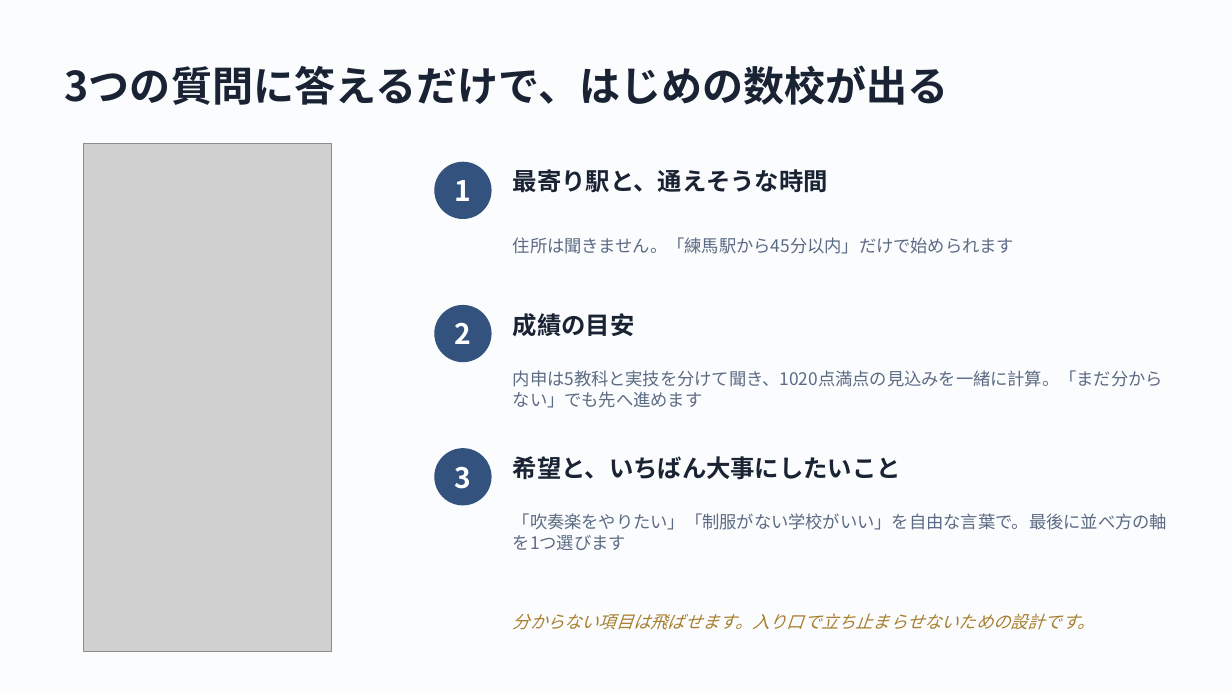
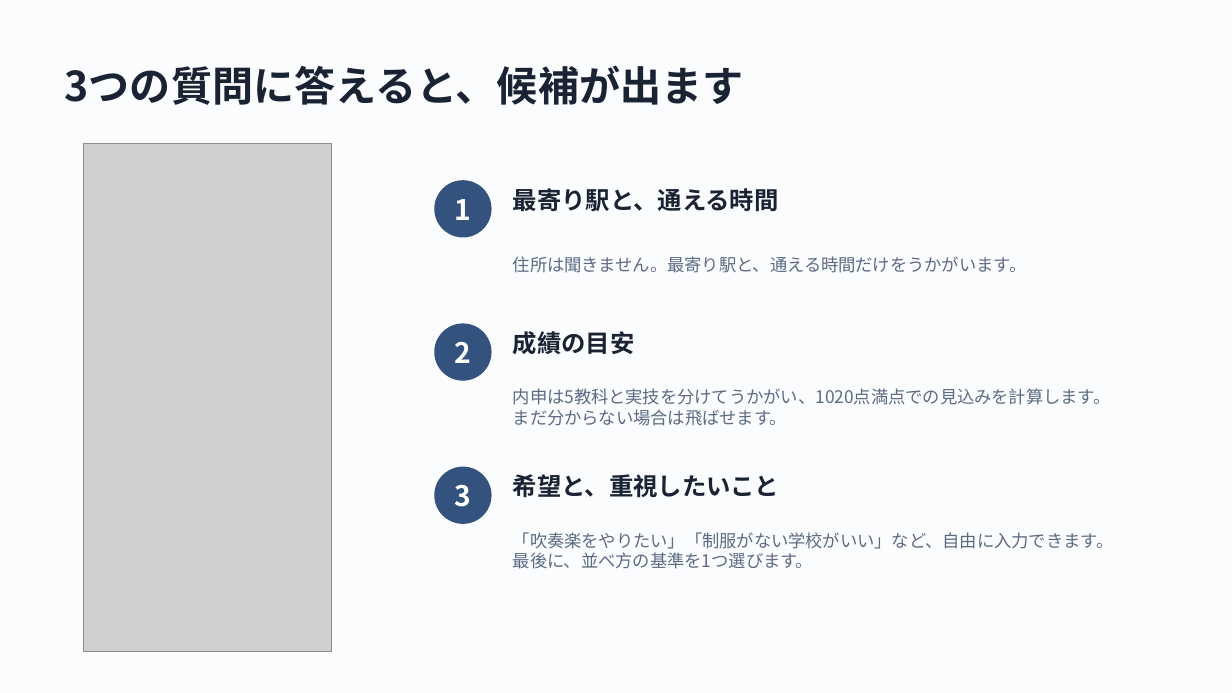
Before and after one commit to Nishi-Taiga/Course_Compass, a slide deck: slide 3 of docs/slides/shinro-compass-slides.pptx. Drawn at 1232x693 pixels with LibreOffice and Linux fonts; fonts in the diff are those of the drawing; grey boxes stand for pictures. Boxes give left, top, right and bottom in pixels: in the first picture for what was removed or moved away, otherwise in the second. Text is boxed around its words. In the diff, an @@ line names an element or a change of style, - is before the commit and + after.

```diff
--- a/docs/slides/shinro-compass-slides.pptx
+++ b/docs/slides/shinro-compass-slides.pptx
@@ text at box(65, 65, 744, 105): text changed @@
-3つの質問に答えるだけで、はじめの数校が出る
+3つの質問に答えると、候補が出ます
@@ text at box(513, 188, 779, 212): text changed @@
-最寄り駅と、通えそうな時間
+最寄り駅と、通える時間
@@ text at box(513, 256, 1027, 273): text changed @@
-住所は聞きません。「練馬駅から45分以内」だけで始められます
+住所は聞きません。最寄り駅と、通える時間だけをうかがいます。
@@ text at box(513, 388, 1111, 426): text changed @@
-内申は5教科と実技を分けて聞き、1020点満点の見込みを一緒に計算。「まだ分からない」でも先へ進めます
+内申は5教科と実技を分けてうかがい、1020点満点での見込みを計算します。
+まだ分からない場合は飛ばせます。
@@ 4 texts, 3 ellipses: place and size @@
-4 texts, 3 ellipses at box(434, 162, 635, 506)
+4 texts, 3 ellipses at box(434, 180, 635, 524)
@@ text at box(513, 474, 780, 498): text changed @@
-希望と、いちばん大事にしたいこと
+希望と、重視したいこと
@@ text at box(513, 532, 1114, 569): text changed @@
-「吹奏楽をやりたい」「制服がない学校がいい」を自由な言葉で。最後に並べ方の軸を1つ選びます
+「吹奏楽をやりたい」「制服がない学校がいい」など、自由に入力できます。
+最後に、並べ方の基準を1つ選びます。
@@ text removed at box(513, 613, 1095, 630) @@
-分からない項目は飛ばせます。入り口で立ち止まらせないための設計です。
```
Also in this commit, not shown: 6 other slides changed.
